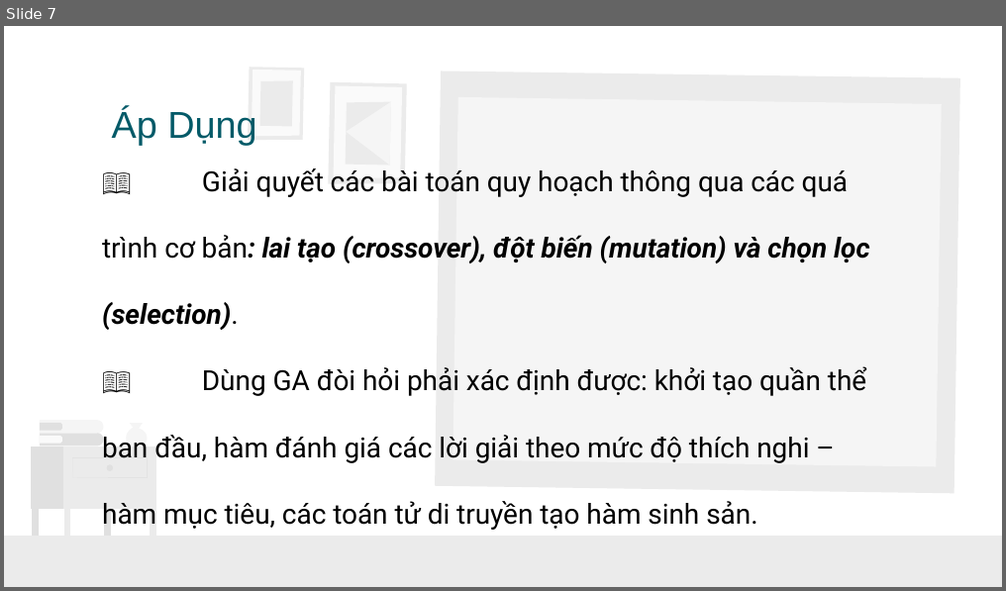
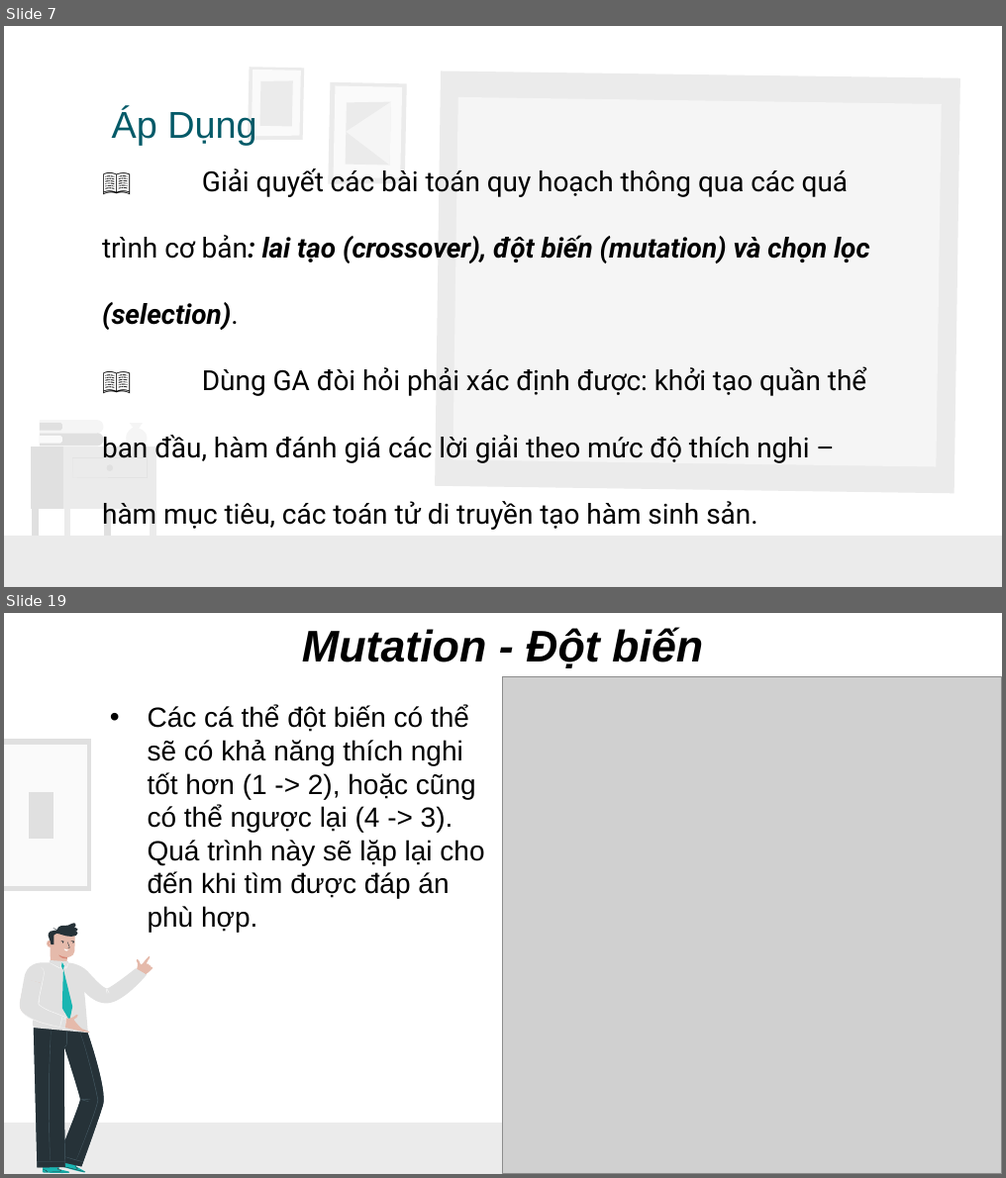
Before and after one commit to TooCuteToo/GiaiThuatTienHoa, a slide deck: ThuatTienHoa_I.pptx. Shown one above the other, each under a label of ours: slide 7 before the commit, slides 7 and 19 after it; the slides between them are not shown. The pictures are 1006x591 and 1006x1178 pixels, drawn with LibreOffice and Linux fonts; fonts in the diff are those of the drawing; grey boxes stand for pictures. Boxes give left, top, right and bottom in pixels: in the first picture for what was removed or moved away, otherwise in the second. Text is boxed around its words. In the diff, an @@ line names an element or a change of style, - is before the commit and + after.

```diff
--- a/ThuatTienHoa_I.pptx
+++ b/ThuatTienHoa_I.pptx
@@ slide 19 added at [4, 613, 1002, 1174], background #FFFFFF; not listed: 1 template element that a slide beside it also shows @@
@@ text added at [302, 627, 703, 668], 32 pt, text #000000, bold, italic @@
+Mutation - Đột biến
@@ picture added at [503, 677, 1002, 1173] @@
@@ text added at [148, 705, 484, 932], 20 pt, text #000000 @@
+• Các cá thể đột biến có thể sẽ có khả năng thích nghi tốt hơn (1 -> 2), hoặc cũng có thể ngược lại (4 -> 3). Quá trình này sẽ lặp lại cho đến khi tìm được đáp án phù hợp.
@@ freeform shape added at [4, 739, 92, 891], fill #E0E0E0 @@
@@ freeform shape added at [4, 745, 87, 886], fill #FAFAFA @@
@@ freeform shape added at [29, 792, 54, 839], fill #E0E0E0 @@
@@ group added at [17, 923, 153, 1173]: 51 freeform shapes @@
```
Also in this commit, not shown: 1 slide changed, 12 other slides added, 1 other file.
